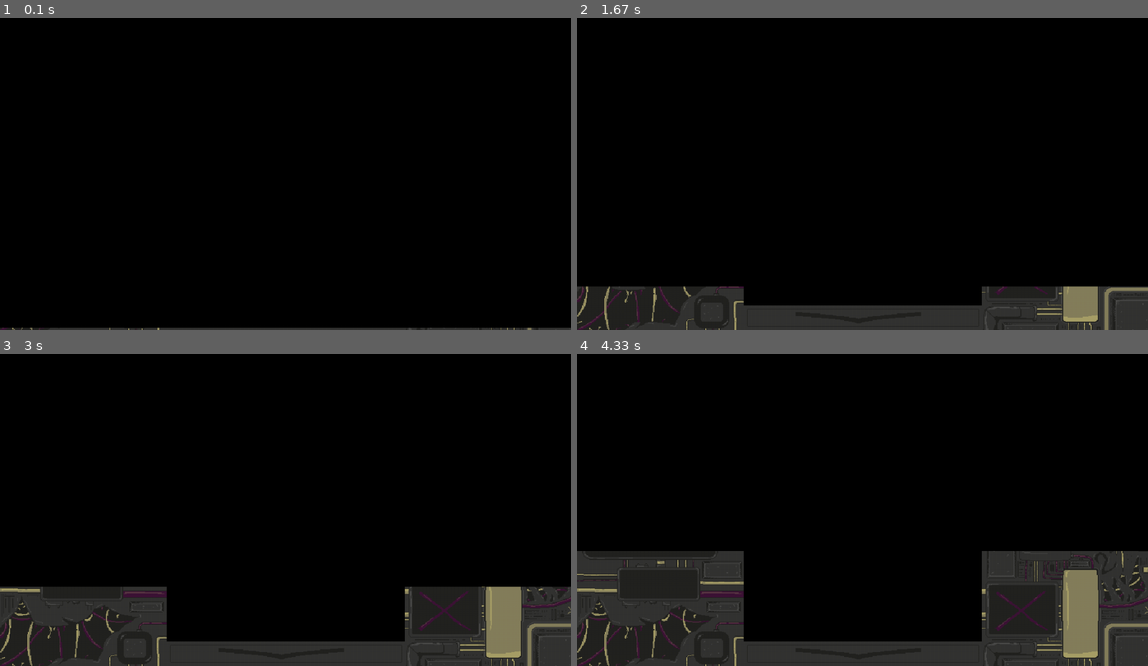
Above: before the commit, frames 1-4 (two rows, left to right).
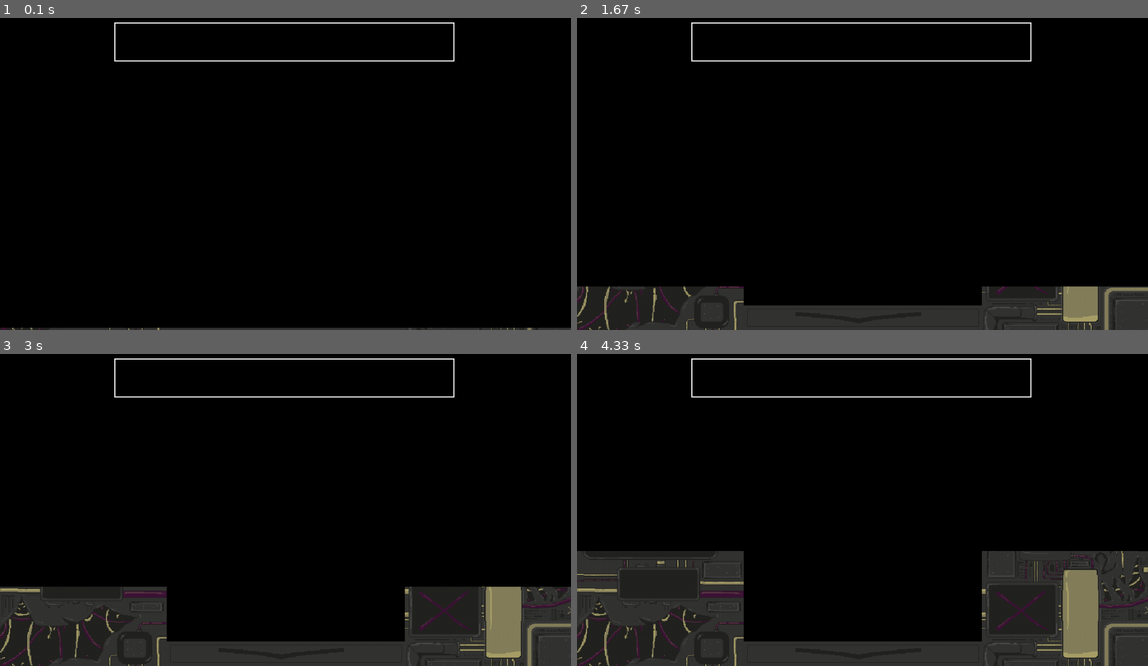
Above: after the commit, the same moments.

Repository: charles-kahlenberg/Bomb-defusal
Game: pygame game, started from pygameIntro.py
The game is run twice, just before and just after one commit, with the same random seed, the same clock (stepped at 60 frames per second) and the same inputs.
Inputs:
- Up to frame 1 (0.1 s): no input
- Up to frame 2 (1.67 s): no input
- Up to frame 3 (3 s): no input
- Up to frame 4 (4.33 s): no input

The runs differ from the first frame. In frame 1, 0.7% of the frame differs, in the area x 20-80%, y 1-15%; in frame 2, 0.7%; in frame 3, 0.7%; in frame 4, 0.7%.

Commit message:
improved pygameintro text hopefully

Diff:
--- a/pygameIntro.py
+++ b/pygameIntro.py
@@ -99,8 +99,19 @@
                     elif now - final_message_done_time >= 3000:
                         running = False
 
+        text_box = pygame.Surface((610, 70), pygame.SRCALPHA)
+        text_box.fill((0, 0, 0, 180))
+        screen.blit(text_box, (205, 25))
+
+        border_rect = pygame.Rect(205, 25, 610, 70)
+        pygame.draw.rect(screen, (255, 255, 255), border_rect, 2)
+
         snip = font.render(message[0:counter // speed], True, "white")
         screen.blit(snip, (223, 41))
+
+        if done and activem < len(messages) - 1:
+            prompt = font.render("Press Enter", True, (180, 180, 180))
+            screen.blit(prompt, (223, 70))
 
         pygame.display.flip()
         clock.tick(24)
